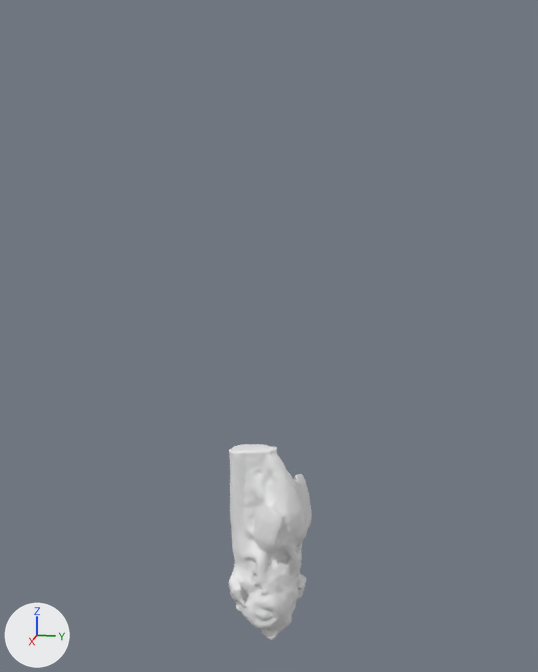
An edit to the glTF model data/fish.glb, drawn before and after from the same camera.
One viewpoint serves both versions: a camera (50 mm lens) standing at (5299.0, 917.0, 3587.0) and looking at (248.0, -93.0, 2325.0). Arrows for +X, +Y and +Z are at lower left; the lights stay in place. The older version comes first. Where no turn or scale is listed for an object, it has been applied to the vertices. Vertices at exactly the same position are counted once.

In view in the first picture: 'fish_body'.
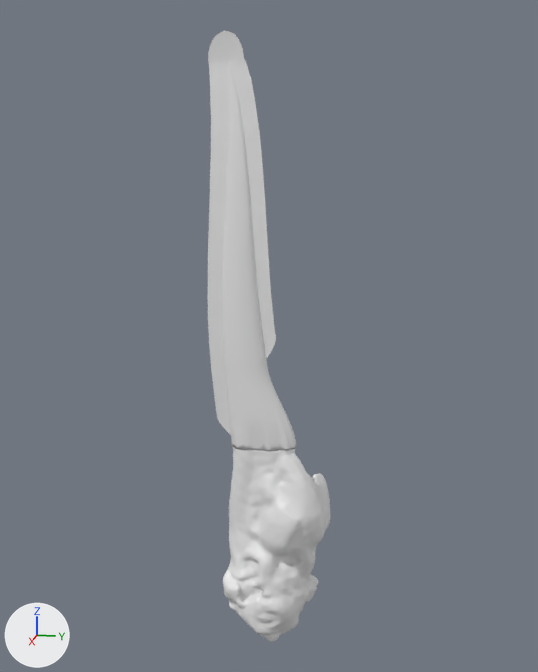
Scene script edits in JSON lines:
```json
{"block": "me_fish_body", "where": "# used by ob_fish_body; location = (279.0, -93.0, 732.0); scale = (758.0, 758.0, 758.0)"}
{"op": "remove", "block": "me_fish_body", "code": "me_fish_body.from_pydata(...)  # 21324 vertices, 42652 faces; spans x -0.35..0.35, y -0.4..0.4, z -1.0..1.0"}
{"op": "add", "block": "me_fish_body", "code": "me_fish_body.from_pydata(...)  # 21117 vertices, 41952 faces; spans x -0.39..0.39, y -0.49..0.49, z -1.0..1.0"}
{"block": "me_fish_body", "change": "me_fish_body part 1: 230 vertices moved within x -0.34..0.34, y -0.39..0.4, z -0.98..0.99; 20758 vertices removed from x -0.35..0.35, y -0.4..0.4, z -1.0..1.0; 20537 vertices added at x -0.39..0.39, y -0.49..0.49, z -1.0..1.0"}
{"block": "me_fish_body", "change": "other edits to the shape of me_fish_body do not show in these pictures"}
{"op": "add", "block": "me_fin_fold", "code": ["me_fin_fold = bpy.data.meshes.new('fin_fold')", "me_fin_fold.from_pydata(...)  # 1170 vertices, 2338 faces; spans x -51.0..51.0, y -299.0..299.0, z -1425.0..1425.0"]}
{"op": "add", "block": "me_fish_tail", "code": ["me_fish_tail = bpy.data.meshes.new('fish_tail')", "me_fish_tail.from_pydata(...)  # 3839 vertices, 7674 faces; spans x -104.0..104.0, y -264.0..264.0, z -1342.0..1342.0"]}
{"op": "set", "path": "ob_fish_body.location", "old": "(279.0, -93.0, 732.0)", "new": "(285.0, -23.0, 754.0)"}
{"op": "set", "path": "ob_fish_body.scale", "old": "(758.0, 758.0, 758.0)", "new": "(789.0, 789.0, 789.0)"}
{"op": "add", "block": "ob_fin_fold", "code": ["ob_fin_fold = bpy.data.objects.new('fin_fold', me_fin_fold)", "ob_fin_fold.location = (314.0, -212.0, 2932.0)"]}
{"op": "add", "block": "ob_fish_tail", "code": ["ob_fish_tail = bpy.data.objects.new('fish_tail', me_fish_tail)", "ob_fish_tail.location = (327.0, -141.0, 2847.0)"]}
```

Pixel boxes (x1, y1, x2, y2) of what changed, in the pictures (538 x 672 px):
```json
{"object": "fish_body", "change": "reshaped, moved, rescaled", "before": [229, 444, 312, 640], "after": [223, 447, 330, 642], "on screen": "29% wider"}
{"object": "fish_tail", "change": "added", "after": [222, 60, 296, 451]}
{"object": "fin_fold", "change": "added", "after": [208, 30, 276, 435]}
```
